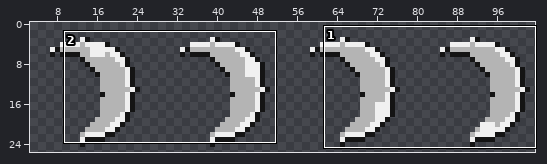
File history of a pixel-art file, art/authoring/spells/bp_moon.aseprite. Above, an overview of the earlier version with the close-up marked.
Close-up. Old version:
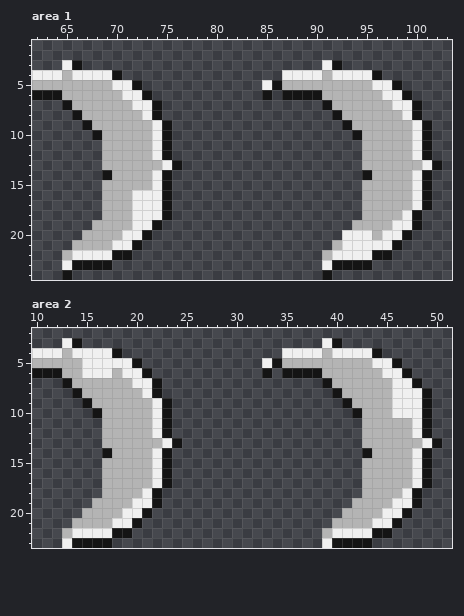
104x26 pixels, 1 frame. Shown: area 1: x 62..103, y 1..24; area 2: x 10..51, y 2..23. The wide view leaves out empty margins.
New version:
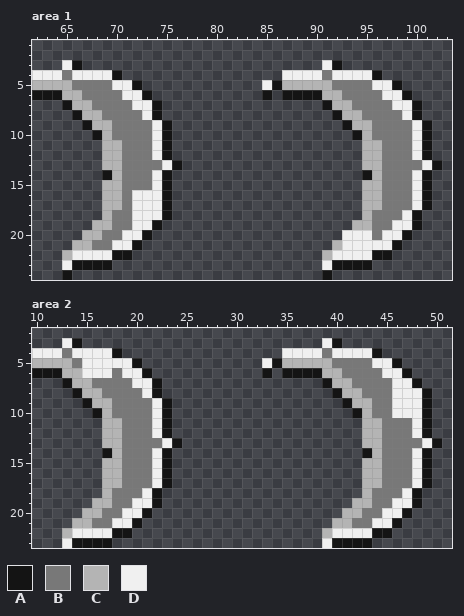
Palette (. is transparent): A #141414  B #787878  C #b4b4b4  D #f0f0f0
The edit:
Area 1:
Colour C becomes colour B in row 4 at x 65 and 91; in row 5 at x 66 to 69 and 92 to 95; in row 6 at x 67 to 70 and 93 to 96; in row 7 at x 68 to 71 and 94 to 97; in row 8 at x 69 to 72 and 95 to 98; in rows 9 to 10 at x 70 to 73 and 96 to 99.
Colour C becomes colour B in rows 11 to 12 at x 71 to 73 and 97 to 99; in row 13 at x 71 to 74 and 97 to 100; in rows 14 to 15 at x 71 to 73 and 97 to 99; in rows 16 to 17 at x 71 and 97 to 99; in row 18 at x 70 to 71 and 96 to 98; in row 19 at x 70 to 71 and 96 to 97.
Colour C becomes colour B in row 20 at x 69 to 70 and 96; in row 21 at x 68 to 69.
Area 2:
Colour C becomes colour B in row 4 at x 13 and 39; in row 5 at x 14 and 40 to 43; in row 6 at x 18 and 41 to 44; in row 7 at x 16 to 19 and 42 to 45; in row 8 at x 17 to 20 and 43 to 45; in rows 9 to 10 at x 18 to 21 and 44 to 45.
Colour C becomes colour B in rows 11 to 12 at x 19 to 21 and 45 to 47; in row 13 at x 19 to 22 and 45 to 48; in rows 14 to 17 at x 19 to 21 and 45 to 47; in row 18 at x 18 to 20 and 44 to 46; in row 19 at x 18 to 19 and 44 to 45; in row 20 at x 17 to 18 and 43 to 44.
Colour C becomes colour B in row 21 at x 16 to 17 and 42 to 43.
